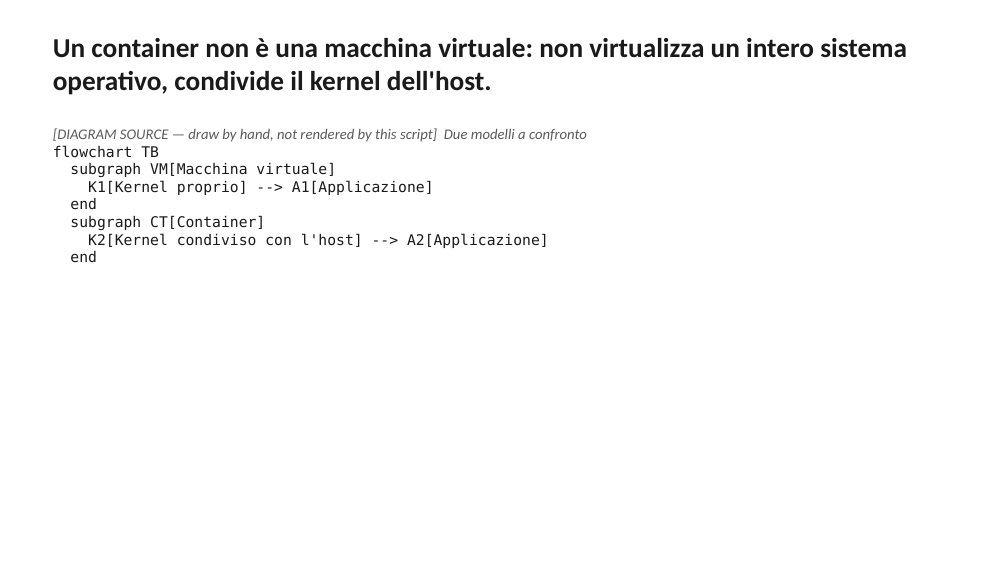
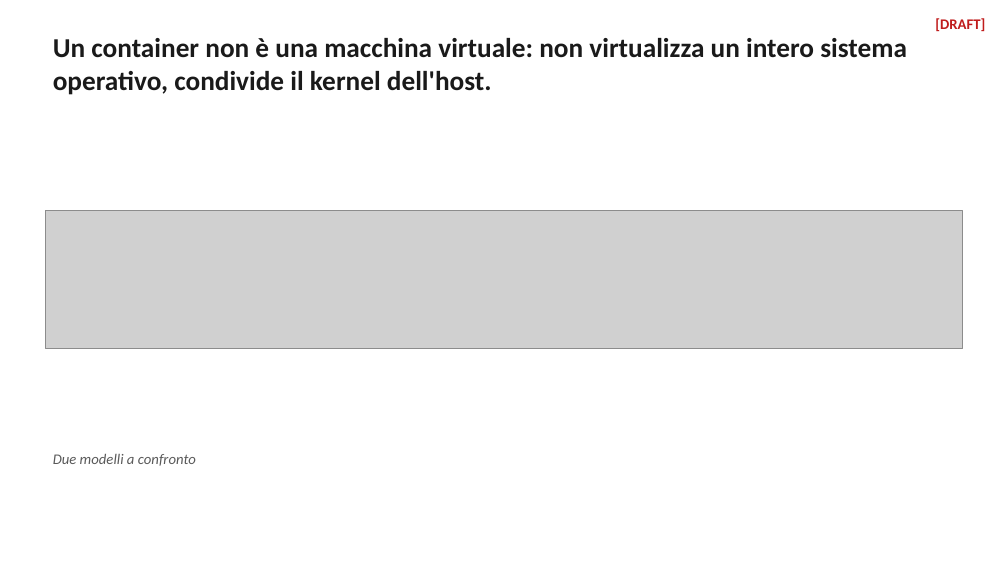
Before and after one commit to danidemi/teaching-support, a slide deck: slide 9 of learning-test-course-docker/material/slides/out/session-01.pptx. Drawn at 1008x567 pixels with LibreOffice and Linux fonts; fonts in the diff are those of the drawing; grey boxes stand for pictures. Boxes give left, top, right and bottom in pixels: in the first picture for what was removed or moved away, otherwise in the second. Text is boxed around its words. In the diff, an @@ line names an element or a change of style, - is before the commit and + after.

```diff
--- a/learning-test-course-docker/material/slides/out/session-01.pptx
+++ b/learning-test-course-docker/material/slides/out/session-01.pptx
@@ text added at bbox=[935, 18, 985, 31], 14 pt, text #C01C1C, bold @@
+[DRAFT]
@@ text removed at bbox=[53, 128, 587, 262] @@
-[DIAGRAM SOURCE — draw by hand, not rendered by this script] Due modelli a confronto
-flowchart TB
-subgraph VM[Macchina virtuale]
-K1[Kernel proprio] --> A1[Applicazione]
-end
-subgraph CT[Container]
-K2[Kernel condiviso con l'host] --> A2[Applicazione]
-end
@@ picture added at bbox=[45, 211, 963, 349] @@
@@ text added at bbox=[53, 454, 196, 466], 14 pt, text #5A5A5A, italic @@
+Due modelli a confronto
```
Also in this commit, not shown: 20 other slides changed, 59 other files.
